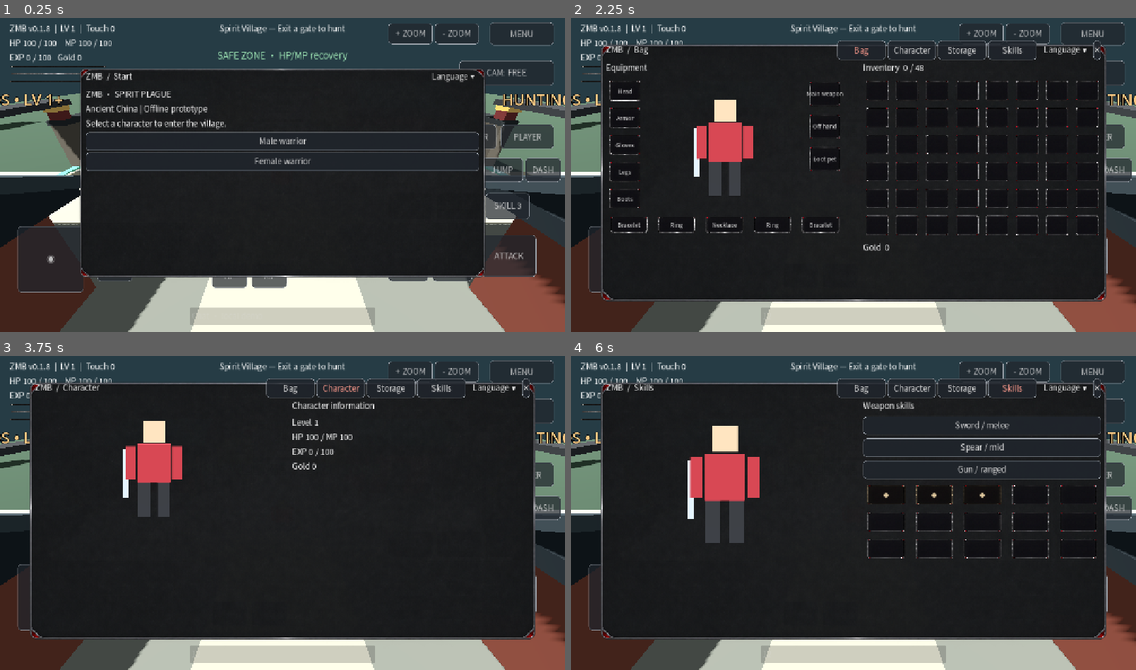
Above: before the commit, frames 1-4 (two rows, left to right).
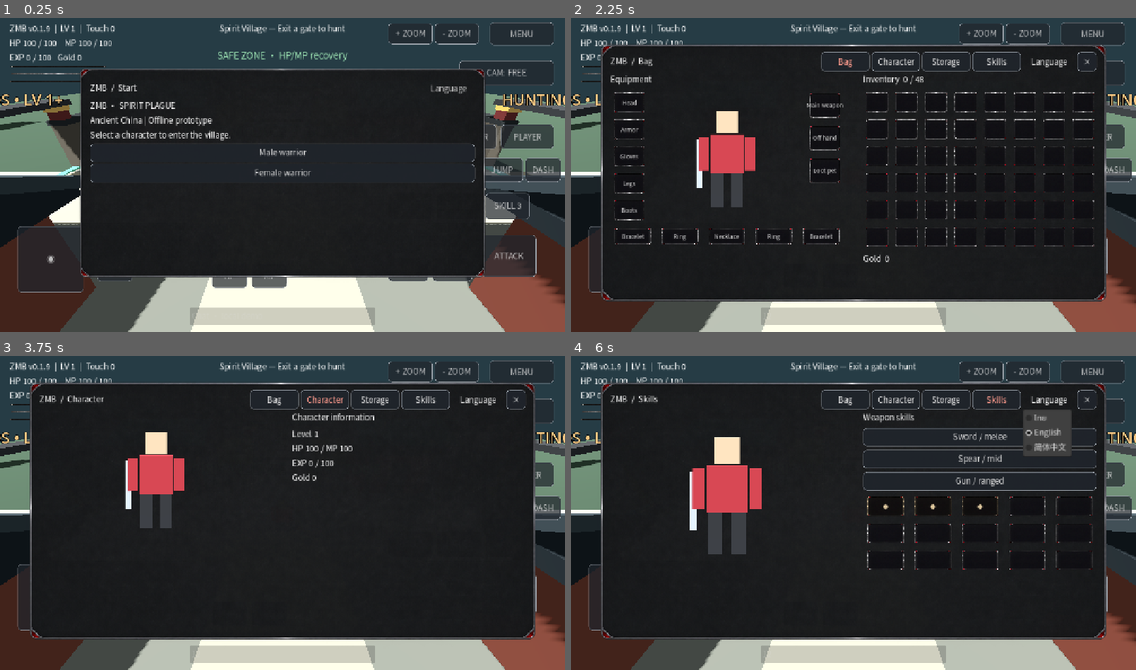
Above: after the commit, the same moments.

Repository: redfullmoon209-debug/ZMB
Game: Godot game, scene res://main.tscn
Two runs of this game, one before a commit and one after it. Both use one fixed random seed, a clock stepped at 60 frames per second and the inputs below.
Inputs (mouse positions are in pixels of both pictures, inside the frame that each line leads up to):
- Up to frame 1 (0.25 s): no input
- Up to frame 2 (2.25 s): click (853, 316) at 0.52 s; type "12" at 0.6 s; click "MENU" at 1.25 s; click "Bag" at 2 s
- Up to frame 3 (3.75 s): click "Bag" at 2.75 s; click "Character" at 3.5 s
- Up to frame 4 (6 s): click "Storage" at 4.25 s; click "Skills" at 5 s; click (1051, 399) at 5.75 s, where only the run after the commit has a clickable "Language"

The runs differ from the first frame. In frame 1, 3.3% of the frame differs, in the area x 8-85%, y 2-53%; in frame 2, 7.2%; in frame 3, 4.0%; in frame 4, 8.0%, in the area x 6-94%, y 2-69%.

Commit message:
ZMB v0.1.9: keep popup controls within visible frame

Diff:
--- a/hud.gd
+++ b/hud.gd
@@ -294,7 +294,7 @@
 		meter_fills[0].value=game.hp
 		meter_fills[1].value=game.mp
 		meter_fills[2].value=game.xp
-	stats.text="ZMB v0.1.8  |  LV %d  |  Touch %d\nHP %d / 100    MP %d / 100\nEXP %d / 100   Gold %d"%[game.level,captured_touches.size(),game.hp,game.mp,game.xp,game.coins]
+	stats.text="ZMB v0.1.9  |  LV %d  |  Touch %d\nHP %d / 100    MP %d / 100\nEXP %d / 100   Gold %d"%[game.level,captured_touches.size(),game.hp,game.mp,game.xp,game.coins]
 	camera_mode_button.text=(["กล้อง: ตามหลัง","CAM: FOLLOW","镜头：跟随"][lang] if game.camera_follow else ["กล้อง: อิสระ","CAM: FREE","镜头：自由"][lang])
 	var safe: bool = game.in_safe_zone()
 	zone_label.text=(["เขตปลอดภัย • ฟื้นฟู HP/MP","SAFE ZONE • HP/MP recovery","安全区 • 恢复生命与法力"][lang] if safe else ["เขตล่ามอนสเตอร์ • LV 1+","HUNTING ZONE • LV 1+","狩猎区 • LV 1+"][lang])
@@ -314,7 +314,7 @@
 		if is_instance_valid(close_button): controls["CLOSE"] = _web_rect(close_button)
 		var menu_rects := {}
 		for key in menu_items: menu_rects[key]=_web_rect(menu_items[key])
-		var d := {"version":"0.1.8","ready":true,"started":game.started,"s …(610 unchanged characters)…
+		var d := {"version":"0.1.9","ready":true,"started":game.started,"s …(610 unchanged characters)…
 		var payload := JSON.stringify(d)
 		if browser_window != null:
 			browser_window.zmbDiagnosticsJSON = payload
@@ -344,7 +344,7 @@
 
 func language_menu(parent: Node, page: String):
 	var button := MenuButton.new()
-	button.text=localized("ภาษา","Language","语言")+" ▾"
+	button.text=localized("ภาษา","Language","语言")
 	button.custom_minimum_size=Vector2(120,44)
 	parent.add_child(button)
 	var popup := button.get_popup()
@@ -450,7 +450,7 @@
 	var left := VBoxContainer.new()
 	var right := VBoxContainer.new()
 	for column in [left,right]:
-		column.custom_minimum_size.x=530
+		column.custom_minimum_size.x=490
 		column.size_flags_horizontal=Control.SIZE_EXPAND_FILL
 		column.add_theme_constant_override("separation",8)
 	row.add_child(left)
@@ -547,13 +547,19 @@
 		panel.position=Vector2(60,40)
 		panel.size=Vector2(1160,640)
 	panel.z_index=10
+	panel.clip_contents=true
 	var popup_style := StyleBoxTexture.new()
 	popup_style.texture=preload("res://assets/uhd/popup.png")
 	for side in [SIDE_LEFT,SIDE_TOP,SIDE_RIGHT,SIDE_BOTTOM]:
 		popup_style.set_content_margin(side,1)
 	panel.add_theme_stylebox_override("panel",popup_style)
 	var margin := MarginContainer.new()
-	for side in ["left","right","top","bottom"]: margin.add_theme_constant_override("margin_"+side,18)
+	# The original PNG includes transparent padding above and below its frame.
+	# Inset controls past the visible metal border, not just the texture bounds.
+	margin.add_theme_constant_override("margin_left",28)
+	margin.add_theme_constant_override("margin_right",28)
+	margin.add_theme_constant_override("margin_top",44)
+	margin.add_theme_constant_override("margin_bottom",44)
 	panel.add_child(margin)
 	body=VBoxContainer.new()
 	margin.add_child(body)
@@ -569,7 +575,9 @@
 			tab.custom_minimum_size=Vector2(110,44)
 			if key==page: tab.add_theme_color_override("font_color",Color("ff9c8e"))
 	language_menu(header,page)
-	if page not in ["Start","Revive"]: close_button=add_button(header,"✕",close_page)
+	if page not in ["Start","Revive"]:
+		close_button=add_button(header,"×",close_page)
+		close_button.custom_minimum_size=Vector2(44,44)
 	var scroll := ScrollContainer.new()
 	modal_scroll=scroll
 	scroll.scroll_deadzone=12
--- a/inventory_test.gd
+++ b/inventory_test.gd
@@ -18,6 +18,11 @@
 			var rect: Rect2=hud.panel.get_global_rect()
 			assert(rect.end.x<=1280 and rect.end.y<=720)
 			var header: HBoxContainer=hud.body.get_child(0)
+			var interior := rect.grow(-28.0)
+			assert(interior.encloses(header.get_global_rect()))
+			assert(interior.encloses(hud.modal_scroll.get_global_rect()))
+			for control in header.get_children():
+				assert(interior.encloses(control.get_global_rect()))
 			var lang_button: MenuButton=header.get_child(5)
 			assert(lang_button.get_popup().item_count==3)
 			var row: HBoxContainer=hud.modal_scroll.get_child(0).get_child(0)
Not shown, changed: STATUS.md
